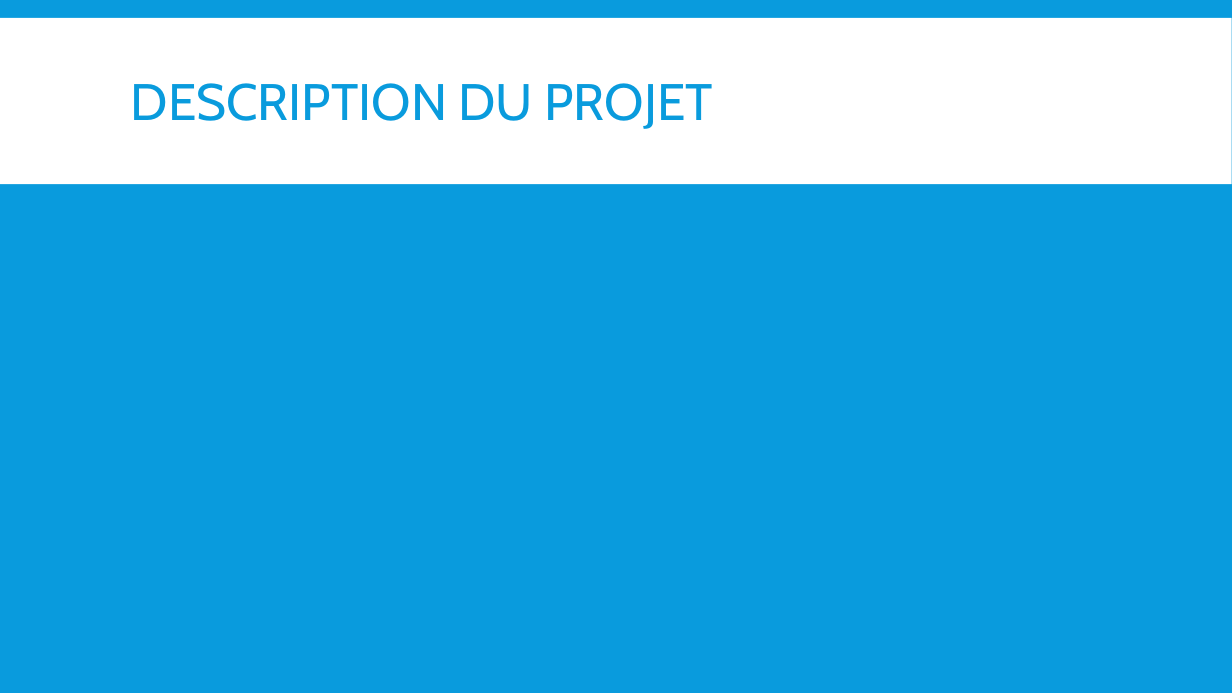
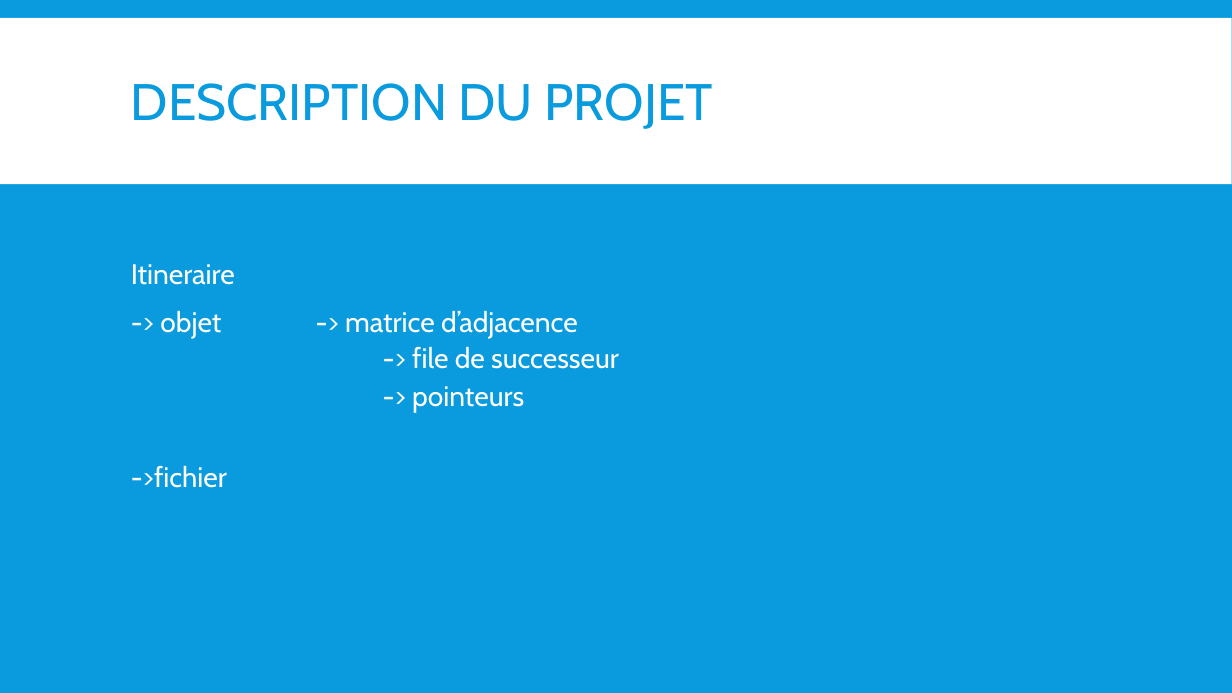
Before and after one commit to kazouke/ProjetGraphesAlgo, a slide deck: slide 5 of Rapport/Projet Graphe Algo.pptx. Drawn at 1232x693 pixels with LibreOffice and Linux fonts; fonts in the diff are those of the drawing. Boxes give left, top, right and bottom in pixels: in the first picture for what was removed or moved away, otherwise in the second. Text is boxed around its words. In the diff, an @@ line names an element or a change of style, - is before the commit and + after.

Commit message:
Ajout description

```diff
--- a/Rapport/Projet Graphe Algo.pptx
+++ b/Rapport/Projet Graphe Algo.pptx
@@ text added at [131, 264, 619, 412], 22 pt, text #FFFFFF @@
+Itineraire
+-> objet -> matrice d’adjacence
+                -> file de successeur
+                -> pointeurs
+->fichier
```
